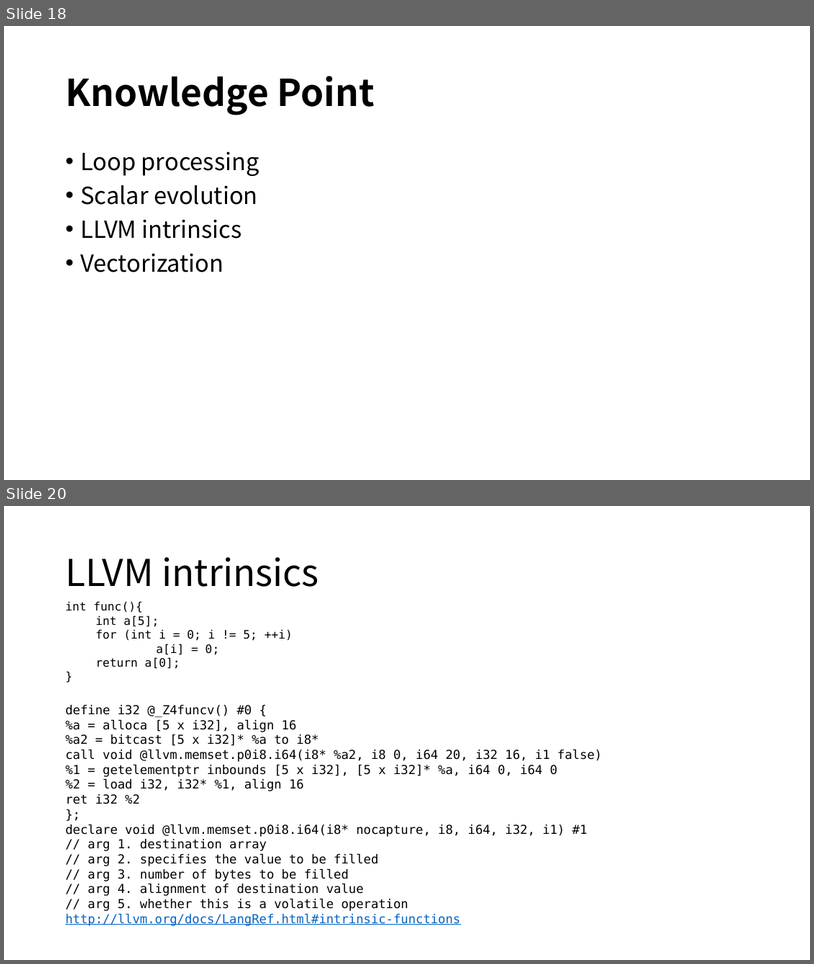
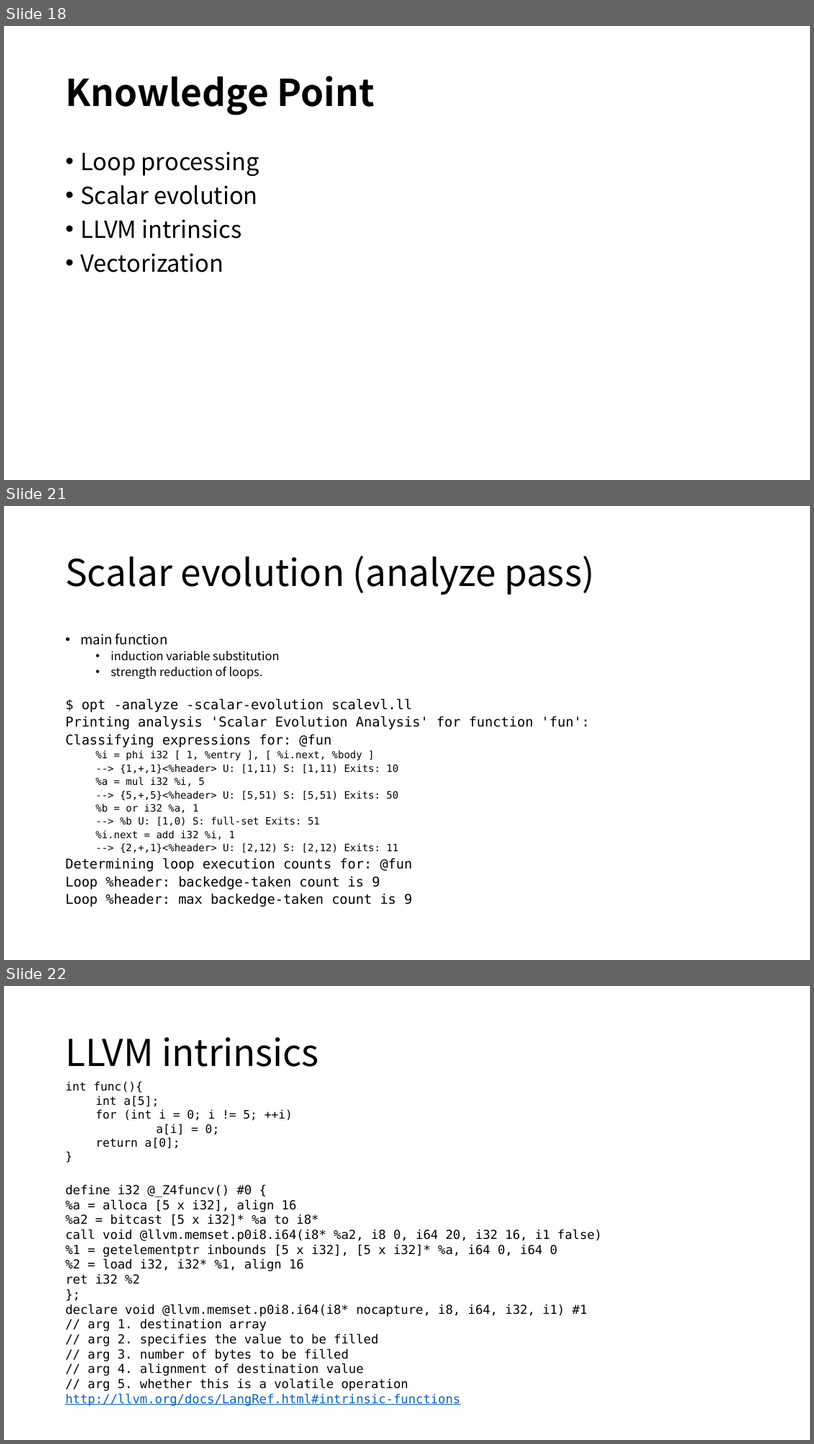
Before and after one commit to xiazhiqian/PPT-Work, a slide deck: LLVM Notes.pptx. Shown one above the other, each under a label of ours: slides 18 and 20 before the commit, slides 18, 21 and 22 after it; the slides between them are not shown. The pictures are 814x964 and 814x1444 pixels, drawn with LibreOffice and Linux fonts; fonts in the diff are those of the drawing. Boxes give left, top, right and bottom in pixels: in the first picture for what was removed or moved away, otherwise in the second. Text is boxed around its words. In the diff, an @@ line names an element or a change of style, - is before the commit and + after.

```diff
--- a/LLVM Notes.pptx
+++ b/LLVM Notes.pptx
@@ slide 21 added at box(4, 506, 810, 960), background #FFFFFF @@
@@ title added at box(65, 556, 594, 595), 44 pt, text #000000 @@
+Scalar evolution (analyze pass)
@@ text added at box(65, 633, 590, 906), 16 pt, text #000000 @@
+• main function
+  • induction variable substitution
+  • strength reduction of loops.
+$ opt -analyze -scalar-evolution scalevl.ll
+Printing analysis 'Scalar Evolution Analysis' for function 'fun':
+Classifying expressions for: @fun
+  %i = phi i32 [ 1, %entry ], [ %i.next, %body ]
+  --> {1,+,1}<%header> U: [1,11) S: [1,11) Exits: 10
+  %a = mul i32 %i, 5
+  --> {5,+,5}<%header> U: [5,51) S: [5,51) Exits: 50
+  %b = or i32 %a, 1
+  --> %b U: [1,0) S: full-set Exits: 51
+  %i.next = add i32 %i, 1
+  --> {2,+,1}<%header> U: [2,12) S: [2,12) Exits: 11
+Determining loop execution counts for: @fun
+Loop %header: backedge-taken count is 9
+Loop %header: max backedge-taken count is 9
@@ what was slide 20 is now slide 22 @@
```
Also in this commit, not shown: 2 slides changed, 20 other slides added.
